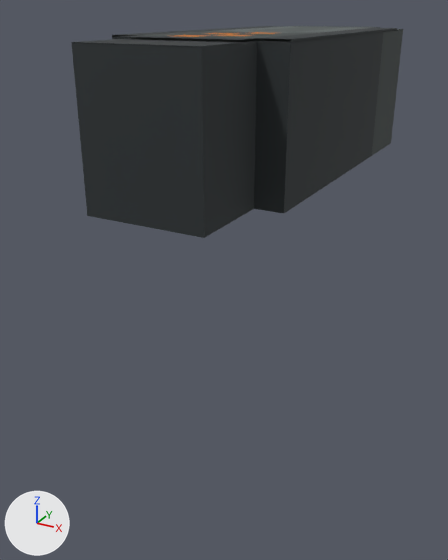
Two versions of the glTF model Content.CMU/Resources/Models/CMU14/Garrison/CMU3DReduxVehicleHumveeLauncherMounted.glb, one commit apart.
The view is the same before and after, from a 50 mm lens placed at (0.657, -0.734, 2.056), pointed at (0.297, -0.08, 1.729). The axes (+X, +Y, +Z) are drawn at lower left. The lights are the same throughout. The older version comes first. Where no turn or scale is listed for an object, it has been applied to the vertices.

In view in the first picture: 'weapon original finish', 'weapon section', 'weapon section.001', 'weapon section.002', 'weapon section.003', 'weapon section.004'.
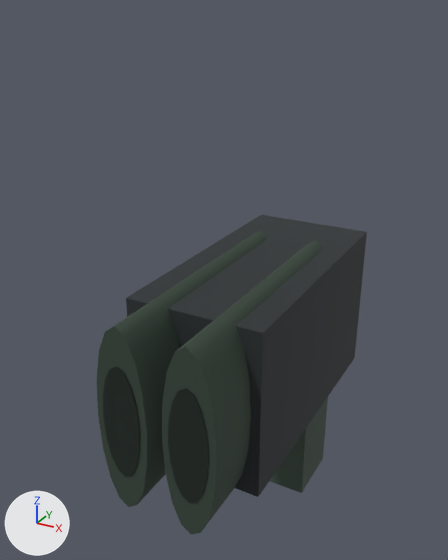
Changed parts and their boxes [x1, y1, x2, y2] in the pictures (448 x 560 px):
'weapon section.004', deleted
    before: [71, 38, 257, 238]
'weapon section.002', moved, rescaled
    before: [320, 34, 359, 190]
    after: [126, 215, 367, 497]
'rocket tube.001', added
    after: [162, 240, 324, 535]
'weapon section.003', deleted
    before: [112, 36, 330, 213]
'rocket tube', added
    after: [97, 231, 268, 507]
'weapon section', moved, rescaled
    before: [372, 29, 403, 155]
    after: [270, 397, 328, 493]
'rocket tube mouth.001', added (black)
    after: [168, 388, 209, 503]
'rocket tube mouth', added (black)
    after: [103, 366, 140, 476]
'weapon section.001', deleted
    before: [349, 31, 384, 170]
'weapon original finish', deleted
    before: [112, 26, 397, 43]

The change, as a diff of the scene's bpy script:
```diff
--- a/Content.CMU/Resources/Models/CMU14/Garrison/CMU3DReduxVehicleHumveeLauncherMounted.glb.py
+++ b/Content.CMU/Resources/Models/CMU14/Garrison/CMU3DReduxVehicleHumveeLauncherMounted.glb.py
@@ mat_132019 @@
+mat_132019 = principled_material('#132019')
+mat_132019.base_color = (0.00651, 0.0144, 0.00972)  # black #132019
+mat_132019.roughness = 0.82
@@ mat_344438 @@
+mat_344438 = principled_material('#344438')
+mat_344438.base_color = (0.0343, 0.0578, 0.0395)  # greyish green #344438
+mat_344438.roughness = 0.82
@@ me_solid_3 @@
+me_solid_3.from_pydata(...)  # 36 vertices, 64 faces; spans x -0.5..0.5, y -0.5..0.5, z -0.5..0.5
+me_solid_3.materials.append(mat_132019)  # black #132019
@@ me_solid_2_1 @@
+me_solid_2_1.from_pydata(...)  # 36 vertices, 64 faces; spans x -0.5..0.5, y -0.5..0.5, z -0.5..0.5
+me_solid_2_1.materials.append(mat_344438)  # greyish green #344438
@@ ob_weapon_section @@
 ob_weapon_section = bpy.data.objects.new('weapon section', me_solid_0)
-ob_weapon_section.location = (0.344, 0.109, 1.955)
-ob_weapon_section.scale = (0.188, 0.0938, 0.15)
+ob_weapon_section.location = (0.344, 0.07, 1.49)
+ob_weapon_section.scale = (0.0862, 0.0984, 0.32)
@@ ob_weapon_section_001 @@
-ob_weapon_section_001 = bpy.data.objects.new('weapon section.001', me_solid_1)
-ob_weapon_section_001.location = (0.344, 0.016, 1.955)
-ob_weapon_section_001.scale = (0.188, 0.0938, 0.15)
@@ ob_weapon_section_002 @@
 ob_weapon_section_002 = bpy.data.objects.new('weapon section.002', me_solid_1)
-ob_weapon_section_002.location = (0.344, -0.078, 1.955)
-ob_weapon_section_002.scale = (0.188, 0.0938, 0.15)
+ob_weapon_section_002.location = (0.344, -0.064, 1.655)
+ob_weapon_section_002.scale = (0.169, 0.347, 0.21)
@@ ob_weapon_section_003 @@
-ob_weapon_section_003 = bpy.data.objects.new('weapon section.003', me_solid_1)
-ob_weapon_section_003.location = (0.344, -0.172, 1.955)
-ob_weapon_section_003.scale = (0.188, 0.0938, 0.15)
@@ ob_weapon_section_004 @@
-ob_weapon_section_004 = bpy.data.objects.new('weapon section.004', me_solid_1)
-ob_weapon_section_004.location = (0.344, -0.266, 1.955)
-ob_weapon_section_004.scale = (0.125, 0.0938, 0.15)
@@ ob_weapon_original_finish @@
-ob_weapon_original_finish = bpy.data.objects.new('weapon original finish', me_solid_2)
-ob_weapon_original_finish.location = (0.344, -0.078, 2.03)
@@ ob_rocket_tube_mouth_001 @@
+ob_rocket_tube_mouth_001 = bpy.data.objects.new('rocket tube mouth.001', me_solid_3)
+ob_rocket_tube_mouth_001.location = (0.385, -0.313, 1.655)
+ob_rocket_tube_mouth_001.scale = (0.0469, 0.00234, 0.14)
@@ ob_rocket_tube_001 @@
+ob_rocket_tube_001 = bpy.data.objects.new('rocket tube.001', me_solid_2_1)
+ob_rocket_tube_001.location = (0.385, -0.148, 1.655)
+ob_rocket_tube_001.scale = (0.0638, 0.328, 0.23)
@@ ob_rocket_tube_mouth @@
+ob_rocket_tube_mouth = bpy.data.objects.new('rocket tube mouth', me_solid_3)
+ob_rocket_tube_mouth.location = (0.302, -0.313, 1.655)
+ob_rocket_tube_mouth.scale = (0.0469, 0.00234, 0.14)
@@ ob_rocket_tube @@
+ob_rocket_tube = bpy.data.objects.new('rocket tube', me_solid_2_1)
+ob_rocket_tube.location = (0.302, -0.148, 1.655)
+ob_rocket_tube.scale = (0.0638, 0.328, 0.23)
```
